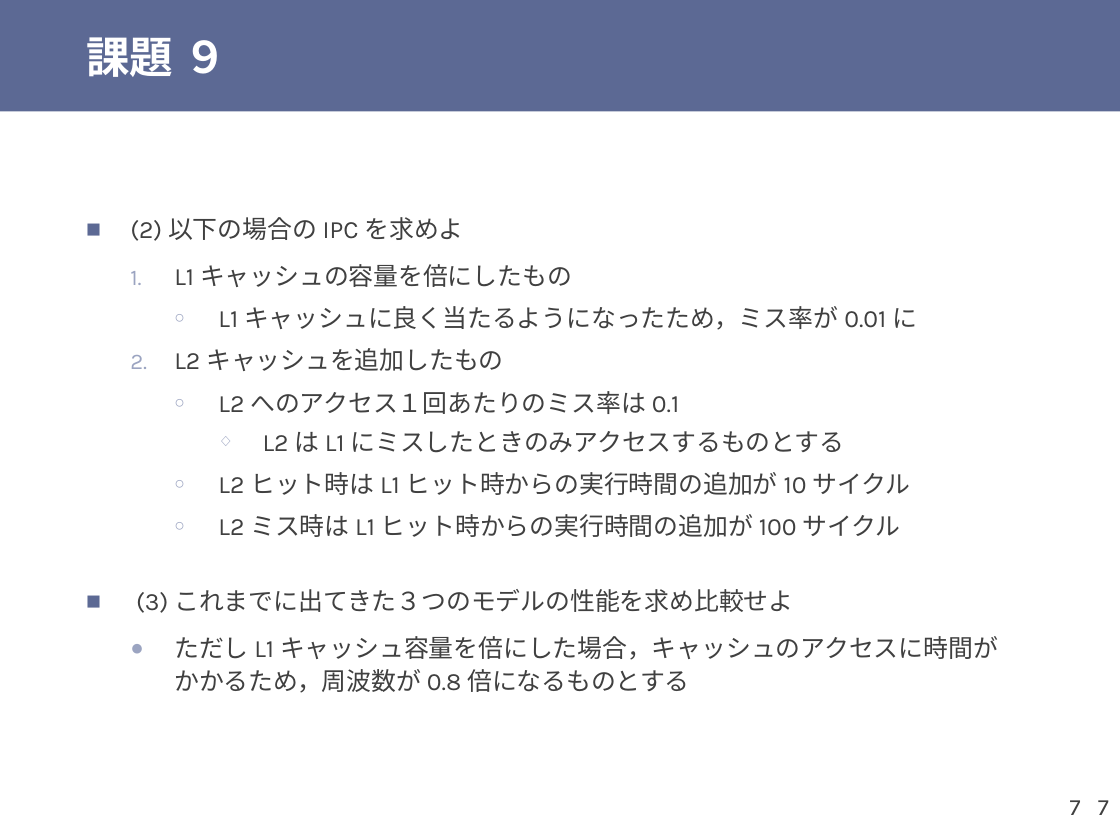
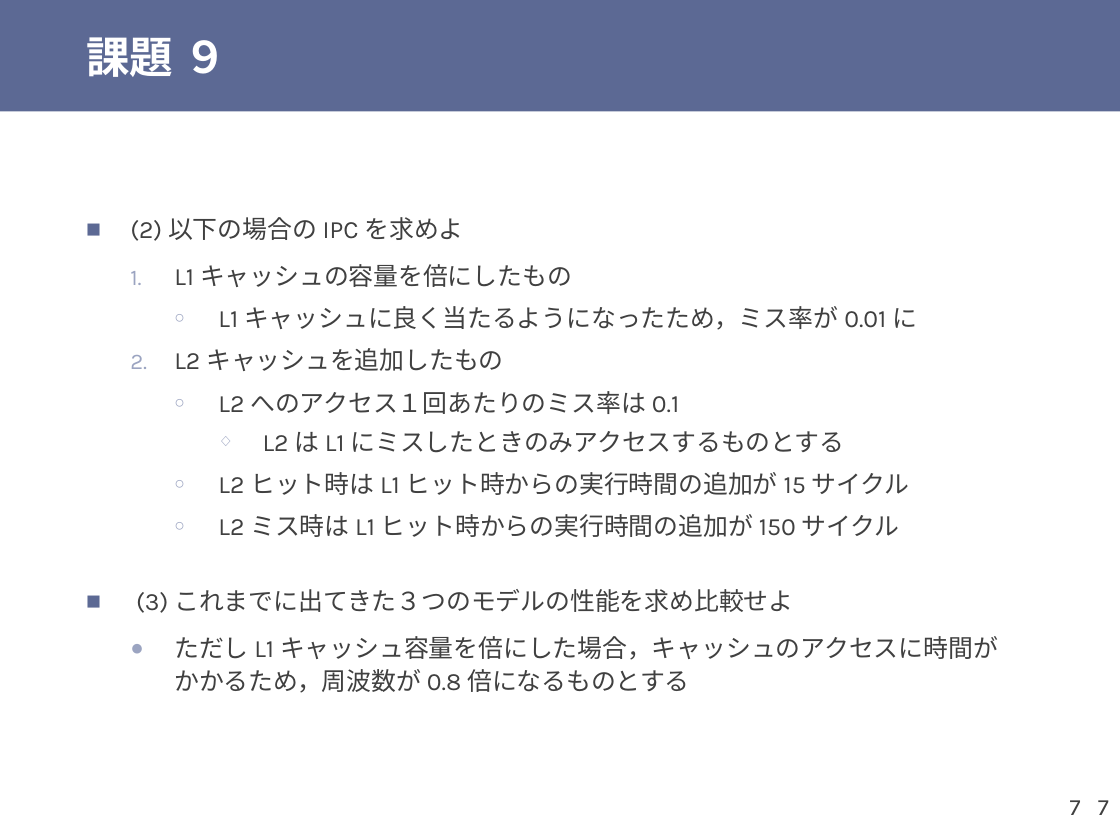
Before and after one commit to shioyadan/otya-computer-architecture-i, a slide deck: slide 7 of cai-shioya-10.pptx. Drawn at 1120x840 pixels with LibreOffice and Linux fonts; fonts in the diff are those of the drawing. Boxes give left, top, right and bottom in pixels: in the first picture for what was removed or moved away, otherwise in the second. Text is boxed around its words. In the diff, an @@ line names an element or a change of style, - is before the commit and + after.

```diff
--- a/cai-shioya-10.pptx
+++ b/cai-shioya-10.pptx
@@ text at (x1=218, y1=472, x2=910, y2=537): text changed @@
-    ○ L2 ヒット時は L1 ヒット時からの実行時間の追加が 10 サイクル
-    ○ L2 ミス時は L1 ヒット時からの実行時間の追加が 100 サイクル
+    ○ L2 ヒット時は L1 ヒット時からの実行時間の追加が 15 サイクル
+    ○ L2 ミス時は L1 ヒット時からの実行時間の追加が 150 サイクル
```
Also in this commit, not shown: 1 other file.
